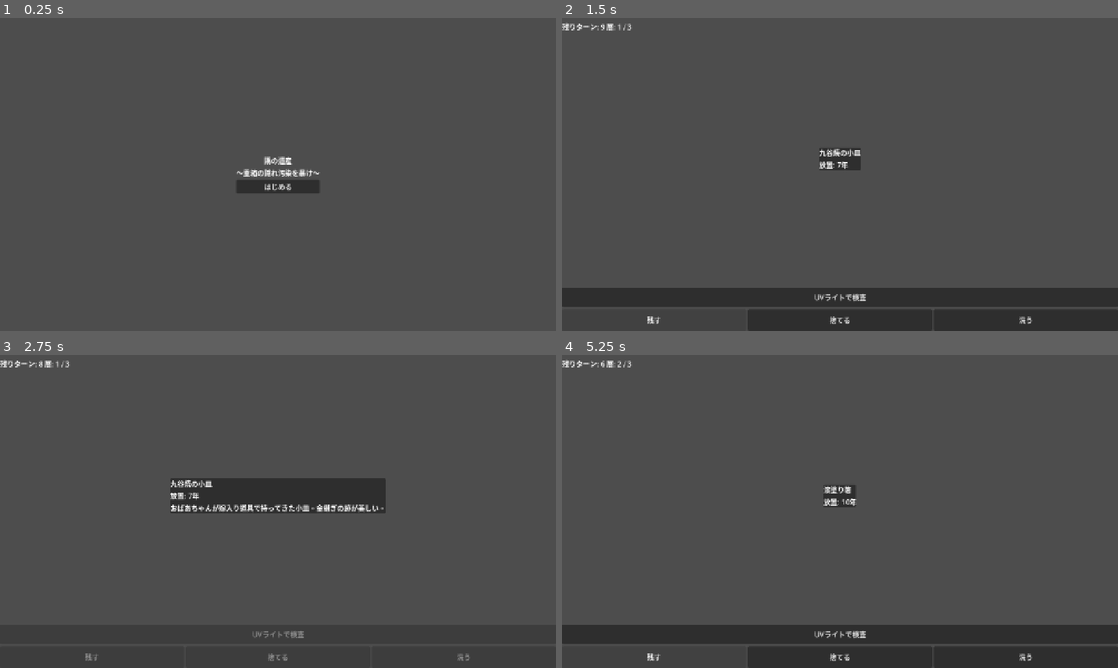
Above: before the commit, frames 1-4 (two rows, left to right).
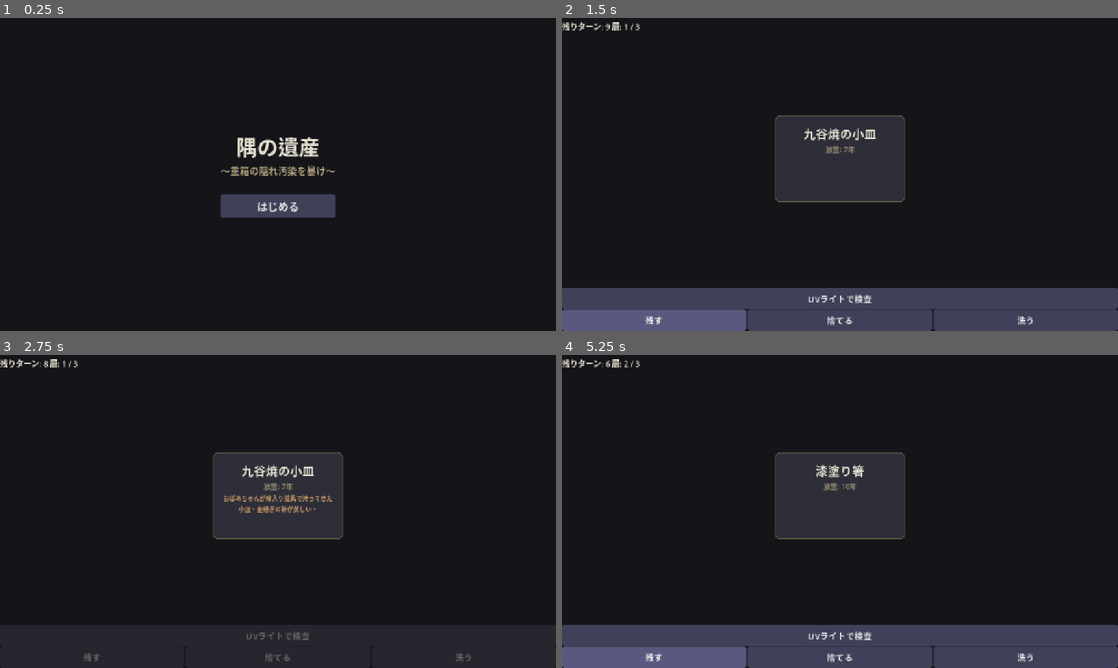
Above: after the commit, the same moments.

Repository: terisuke/legacy-corner
Game: Godot game, scene res://scenes/main/main.tscn
Two runs of this game, one before a commit and one after it. Both use one fixed random seed, a clock stepped at 60 frames per second and the inputs below.
Inputs:
- Up to frame 1 (0.25 s): no input
- Up to frame 2 (1.5 s): click "はじめる" at 0.5 s; click "残す" at 1.25 s
- Up to frame 3 (2.75 s): click "捨てる" at 2 s
- Up to frame 4 (5.25 s): tap Enter at 2.75 s; tap Space at 3.5 s; click "UVライトで検査" at 4.25 s; click "残す" at 5 s

The runs differ from the first frame. In frame 1, 98% of the frame differs, in the area x 0-100%, y 0-100%; in frame 2, 98%; in frame 3, 85%; in frame 4, 99%.

Commit message:
fix: turn-zero freeze + UI visual upgrade
Bug fix:
- Turn 0 now auto-transitions to grandma audit after 0.5s delay
  (was stuck with disabled buttons and no way to proceed)

UI improvements:
- Dark theme with custom button styles (normal/hover/pressed/disabled)
- Item card: bordered panel with centered text, larger name font
- Title: 48pt title, styled subtitle, spacer before button
- Dark background (Color 0.08, 0.08, 0.1)
- Memory text in warm orange, tool results properly sized

Co-Authored-By: Claude Opus 4.6 (1M context) <noreply@anthropic.com>

Diff:
--- /dev/null
+++ b/assets/theme/game_theme.tres
@@ -0,0 +1,81 @@
+[gd_resource type="Theme" format=3]
+
+[sub_resource type="StyleBoxFlat" id="panel_bg"]
+bg_color = Color(0.12, 0.12, 0.15, 1)
+corner_radius_top_left = 8
+corner_radius_top_right = 8
+corner_radius_bottom_right = 8
+corner_radius_bottom_left = 8
+
+[sub_resource type="StyleBoxFlat" id="button_normal"]
+bg_color = Color(0.25, 0.25, 0.35, 1)
+corner_radius_top_left = 6
+corner_radius_top_right = 6
+corner_radius_bottom_right = 6
+corner_radius_bottom_left = 6
+content_margin_left = 16.0
+content_margin_top = 10.0
+content_margin_right = 16.0
+content_margin_bottom = 10.0
+
+[sub_resource type="StyleBoxFlat" id="button_hover"]
+bg_color = Color(0.35, 0.35, 0.5, 1)
+corner_radius_top_left = 6
+corner_radius_top_right = 6
+corner_radius_bottom_right = 6
+corner_radius_bottom_left = 6
+content_margin_left = 16.0
+content_margin_top = 10.0
+content_margin_right = 16.0
+content_margin_bottom = 10.0
+
+[sub_resource type="StyleBoxFlat" id="button_pressed"]
+bg_color = Color(0.2, 0.4, 0.7, 1)
+corner_radius_top_left = 6
+corner_radius_top_right = 6
+corner_radius_bottom_right = 6
+corner_radius_bottom_left = 6
+content_margin_left = 16.0
+content_margin_top = 10.0
+content_margin_right = 16.0
+content_margin_bottom = 10.0
+
+[sub_resource type="StyleBoxFlat" id="button_disabled"]
+bg_color = Color(0.15, 0.15, 0.18, 1)
+corner_radius_top_left = 6
+corner_radius_top_right = 6
+corner_radius_bottom_right = 6
+corner_radius_bottom_left = 6
+content_margin_left = 16.0
+content_margin_top = 10.0
+content_margin_right = 16.0
+content_margin_bottom = 10.0
+
+[sub_resource type="StyleBoxFlat" id="panel_item_card"]
+bg_color = Color(0.18, 0.18, 0.22, 1)
+border_width_left = 2
+border_width_top = 2
+border_width_right = 2
+border_width_bottom = 2
+border_color = Color(0.4, 0.35, 0.25, 1)
+corner_radius_top_left = 12
+corner_radius_top_right = 12
+corner_radius_bottom_right = 12
+corner_radius_bottom_left = 12
+content_margin_left = 24.0
+content_margin_top = 20.0
+content_margin_right = 24.0
+content_margin_bottom = 20.0
+
+[resource]
+default_font_size = 18
+Button/styles/normal = SubResource("button_normal")
+Button/styles/hover = SubResource("button_hover")
+Button/styles/pressed = SubResource("button_pressed")
+Button/styles/disabled = SubResource("button_disabled")
+Button/font_sizes/font_size = 20
+Button/colors/font_color = Color(0.9, 0.9, 0.9, 1)
+Button/colors/font_disabled_color = Color(0.4, 0.4, 0.4, 1)
+Label/colors/font_color = Color(0.9, 0.88, 0.82, 1)
+Label/font_sizes/font_size = 18
+PanelContainer/styles/panel = SubResource("panel_item_card")
--- a/project.godot
+++ b/project.godot
@@ -35,3 +35,4 @@
 
 renderer/rendering_method="gl_compatibility"
 renderer/rendering_method.mobile="gl_compatibility"
+environment/defaults/default_clear_color=Color(0.08, 0.08, 0.1, 1)
--- a/scenes/box/item_card.tscn
+++ b/scenes/box/item_card.tscn
@@ -3,20 +3,32 @@
 [ext_resource type="Script" path="res://scenes/box/item_card.gd" id="1"]
 
 [node name="ItemCard" type="PanelContainer"]
+custom_minimum_size = Vector2(300, 200)
 script = ExtResource("1")
 
 [node name="VBoxContainer" type="VBoxContainer" parent="."]
 
 [node name="ItemName" type="Label" parent="VBoxContainer"]
+theme_override_font_sizes/font_size = 28
+horizontal_alignment = 1
 text = ""
 
 [node name="YearsLabel" type="Label" parent="VBoxContainer"]
+theme_override_font_sizes/font_size = 16
+theme_override_colors/font_color = Color(0.6, 0.55, 0.45, 1)
+horizontal_alignment = 1
 text = ""
 
 [node name="ToolResult" type="Label" parent="VBoxContainer"]
 visible = false
+theme_override_font_sizes/font_size = 20
+horizontal_alignment = 1
 text = ""
 
 [node name="MemoryText" type="Label" parent="VBoxContainer"]
 visible = false
+theme_override_font_sizes/font_size = 14
+theme_override_colors/font_color = Color(0.8, 0.6, 0.4, 1)
+horizontal_alignment = 1
+autowrap_mode = 2
 text = ""
--- a/scenes/main/main.gd
+++ b/scenes/main/main.gd
@@ -73,6 +73,12 @@
 
 func _on_turn_consumed(remaining: int) -> void:
 	turn_label.text = "残りターン: %d" % remaining
+	if remaining <= 0:
+		_set_actions_enabled(false)
+		# Brief delay to show final state, then end game
+		await get_tree().create_timer(0.5).timeout
+		GameManager.change_state(GameManager.GameState.GRANDMA_AUDIT)
+		_show_grandma_audit()
 
 
 func _on_layer_opened(layer_index: int) -> void:
--- a/scenes/main/main.tscn
+++ b/scenes/main/main.tscn
@@ -1,6 +1,7 @@
-[gd_scene load_steps=2 format=3 uid="uid://main_scene"]
+[gd_scene load_steps=3 format=3 uid="uid://main_scene"]
 
 [ext_resource type="Script" path="res://scenes/main/main.gd" id="1_script"]
+[ext_resource type="Theme" path="res://assets/theme/game_theme.tres" id="2_theme"]
 
 [node name="Main" type="Control"]
 layout_mode = 1
@@ -9,6 +10,7 @@
 anchor_bottom = 1.0
 grow_horizontal = 2
 grow_vertical = 2
+theme = ExtResource("2_theme")
 script = ExtResource("1_script")
 
 [node name="TitlePanel" type="CenterContainer" parent="."]
@@ -25,16 +27,25 @@
 
 [node name="TitleLabel" type="Label" parent="TitlePanel/VBoxContainer"]
 layout_mode = 2
+theme_override_font_sizes/font_size = 48
 text = "隅の遺産"
 horizontal_alignment = 1
 
 [node name="SubtitleLabel" type="Label" parent="TitlePanel/VBoxContainer"]
 layout_mode = 2
+theme_override_font_sizes/font_size = 22
+theme_override_colors/font_color = Color(0.7, 0.65, 0.5, 1)
 text = "～重箱の隠れ汚染を暴け～"
 horizontal_alignment = 1
 
+[node name="Spacer" type="Control" parent="TitlePanel/VBoxContainer"]
+layout_mode = 2
+custom_minimum_size = Vector2(0, 30)
+
 [node name="StartButton" type="Button" parent="TitlePanel/VBoxContainer"]
 layout_mode = 2
+custom_minimum_size = Vector2(200, 50)
+theme_override_font_sizes/font_size = 24
 text = "はじめる"
 
 [node name="GamePanel" type="Control" parent="."]
